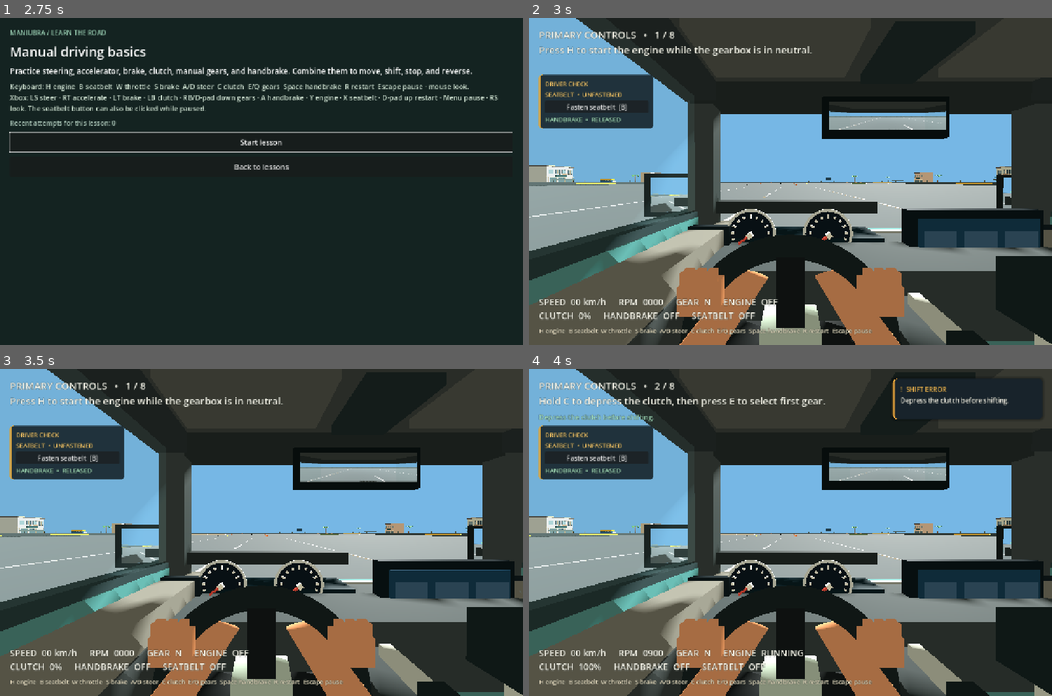
Above: before the commit, frames 1-4 (two rows, left to right).
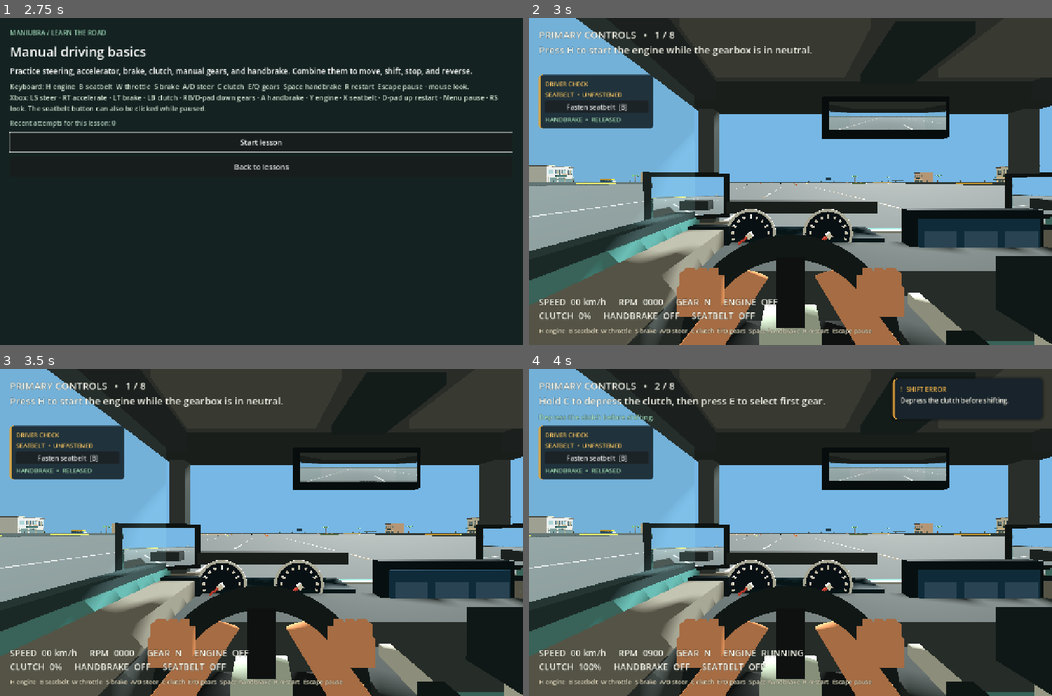
Above: after the commit, the same moments.

Repository: IamDalemark/maniubra-prototype
Game: Godot game, scene res://scenes/app.tscn
Two runs of this game, one before a commit and one after it. Both use one fixed random seed, a clock stepped at 60 frames per second and the inputs below. Sound files missing from this copy of the repository are replaced by a short silence.
Inputs (mouse positions are in pixels of both pictures, inside the frame that each line leads up to):
- Up to frame 1 (2.75 s): click "Courses" at 0.5 s; click (135, 132) at 1.27 s; click (135, 129) at 2 s
- Up to frame 2 (3 s): click "Start lesson" at 2.75 s
- Up to frame 3 (3.5 s): no input
- Up to frame 4 (4 s): tap H (drive_ignition) at 3.5 s; move the mouse to (816, 532) at 3.52 s; hold E (drive_gear_up) from 3.53 s (still down); hold C (drive_clutch) from 3.53 s (still down); click (816, 532) at 3.67 s; tap Enter (ui_accept) at 3.77 s

Frame 1 is identical in both runs. In frame 2, 3.5% of the frame differs, in the area x 21-100%, y 26-64%; in frame 3, 3.5%; in frame 4, 3.5%, in the area x 18-100%, y 26-64%.

Commit message:
Move side mirrors behind front pillars

Diff:
--- a/scripts/sedan.gd
+++ b/scripts/sedan.gd
@@ -61,7 +61,7 @@
 	_rear_camera.global_transform = global_transform * Transform3D(Basis.IDENTITY, Vector3(0, 1.76, -0.92))
 	for index in _side_cameras.size():
 		var side: float = -1.0 if index == 0 else 1.0
-		_side_cameras[index].global_transform = global_transform * Transform3D(Basis(Vector3.UP, -side * 0.72), Vector3(side * 1.18, 1.38, 0.80))
+		_side_cameras[index].global_transform = global_transform * Transform3D(Basis(Vector3.UP, -side * 0.72), Vector3(side * 1.12, 1.38, 0.64))
 	if not driving_enabled:
 		_update_hands(delta)
 
@@ -231,7 +231,8 @@
 	for x in [-0.83, 0.83]:
 		_box(self, Vector3(0.15, 0.15, 2.37), Vector3(x, 1.91, -0.42), Color("252d30"), 0.82)
 	for x in [-0.83, 0.83]:
-		_box(self, Vector3(0.12, 1.12, 0.11), Vector3(x, 1.36, 0.68), Color("343e40"), 0.4)
+		# Keep the front corners narrow so they do not mask the side mirrors.
+		_box(self, Vector3(0.08, 1.12, 0.08), Vector3(x, 1.36, 0.73), Color("343e40"), 0.4)
 		_box(self, Vector3(0.10, 1.1, 0.11), Vector3(x, 1.36, -1.04), Color("343e40"), 0.4)
 	_box(self, Vector3(1.76, 0.18, 0.15), Vector3(0, 1.91, 0.70), Color("222b2d"), 0.84)
 	_box(self, Vector3(1.74, 0.14, 0.13), Vector3(0, 1.90, -1.56), Color("252d30"), 0.84)
@@ -486,10 +487,11 @@
 		side_camera.current = true
 		_side_cameras.append(side_camera)
 		var side_x: float = float(side)
-		_box(self, Vector3(0.22, 0.045, 0.075), Vector3(side_x * 0.92, 1.34, 0.77), Color("252e31"), 0.72)
+		# Mount the housing just behind the front pillar, close to the side window.
+		_box(self, Vector3(0.17, 0.045, 0.075), Vector3(side_x * 0.86, 1.34, 0.61), Color("252e31"), 0.72)
 		var housing := Node3D.new()
 		housing.name = "PassengerMirror" if side < 0.0 else "DriverMirror"
-		housing.position = Vector3(side_x * 0.99, 1.38, 0.78)
+		housing.position = Vector3(side_x * 0.88, 1.38, 0.62)
 		var eye := Vector3(0.40, 1.45, -0.40)
 		housing.rotation.y = atan2(eye.x - housing.position.x, eye.z - housing.position.z)
 		add_child(housing)
Binary file changed: docs/screenshots/sedan_mirrors_forward.png
Binary file added: docs/screenshots/sedan_passenger_mirror_glance.png
Not shown, added: docs/screenshots/sedan_passenger_mirror_glance.png.import
Not shown, changed: README.md
Not shown, changed: assets/ASSET_REGISTER.md
Not shown, changed: docs/AGENT_IMPLEMENTATION.md
Not shown, changed: docs/ARCHITECTURE.md
